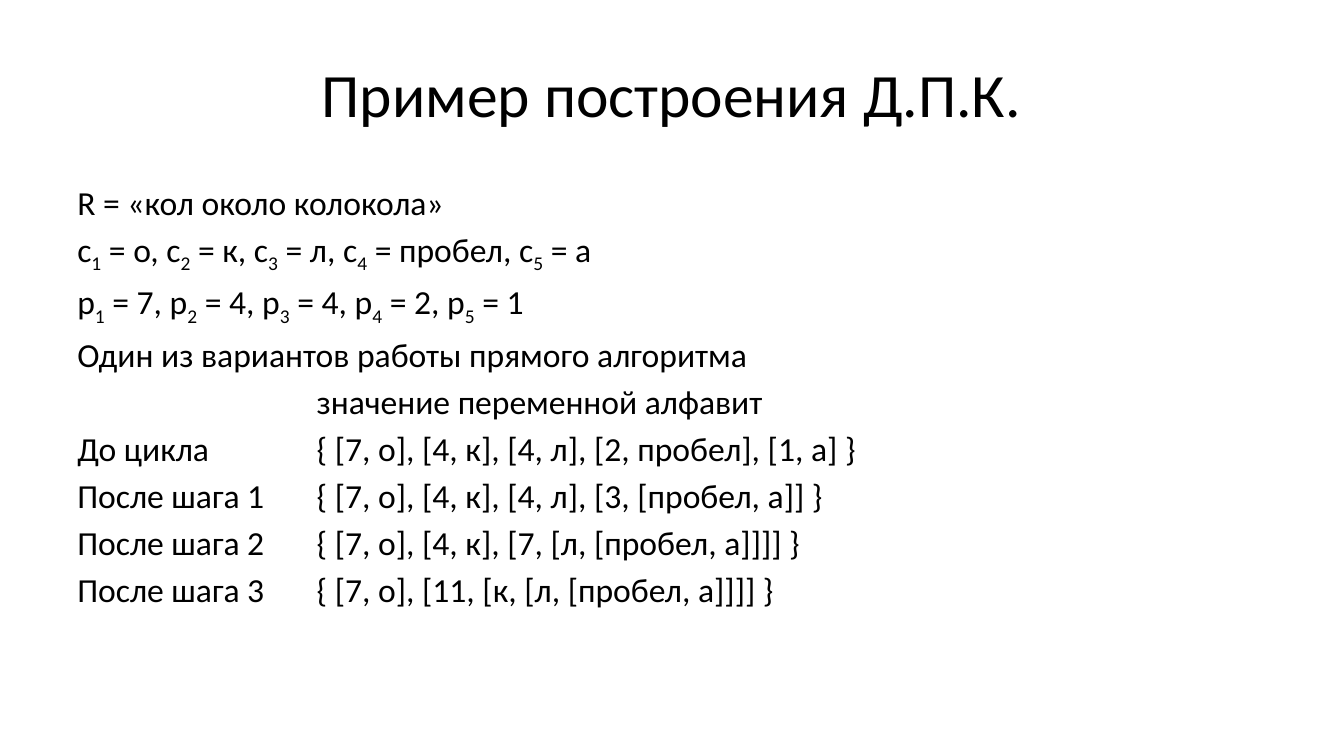
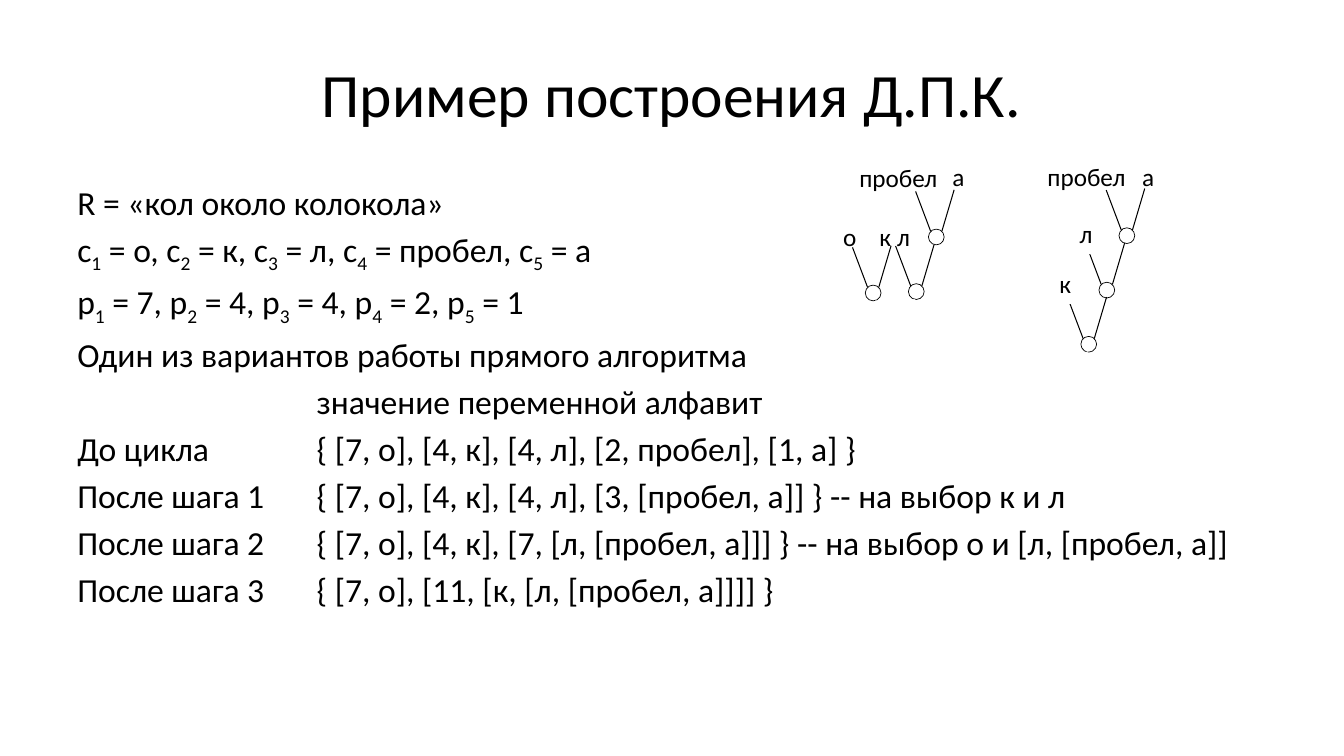
Before and after one commit to Evgueni-Petrov-aka-espetrov/Algorithms-and-Programming-in-C-pptx, a slide deck: slide 133 of 14 Кодирование.pptx. Drawn at 1344x756 pixels with LibreOffice and Linux fonts; fonts in the diff are those of the drawing. Boxes give left, top, right and bottom in pixels: in the first picture for what was removed or moved away, otherwise in the second. Text is boxed around its words. In the diff, an @@ line names an element or a change of style, - is before the commit and + after.

Commit message:
упростил про код Фано; добавил картинку про код Шеннона; добавил все варианты дерева в пример с кодом Хаффмана; исправил опечатки

```diff
--- a/14 Кодирование.pptx
+++ b/14 Кодирование.pptx
@@ group added at (843, 170, 964, 341): 8 lines, 5 texts, 3 ellipses @@
+к
+о
+л
+а
+пробел
@@ group added at (1047, 169, 1154, 393): 7 lines, 3 ellipses, 3 texts, 1 rectangle @@
+к
+пробел
+л
+а
@@ text at (77, 483, 1228, 561): text changed @@
-После шага 1 { [7, о], [4, к], [4, л], [3, [пробел, а]] }
-После шага 2 { [7, о], [4, к], [7, [л, [пробел, а]]]] }
+После шага 1 { [7, о], [4, к], [4, л], [3, [пробел, а]] } -- на выбор к и л
+После шага 2 { [7, о], [4, к], [7, [л, [пробел, а]]] } -- на выбор о и [л, [пробел, а]]
```
Also in this commit, not shown: 38 other slides changed, 3 slides added, 10 slides removed.
